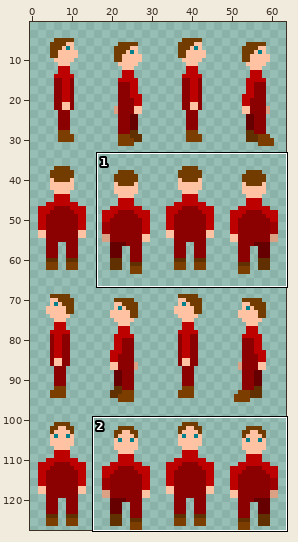
One commit to this sprite sheet: res/spritesheet_player.png. Above: a wide view before the commit, with the close-up outlined.
Close-up. Old version:
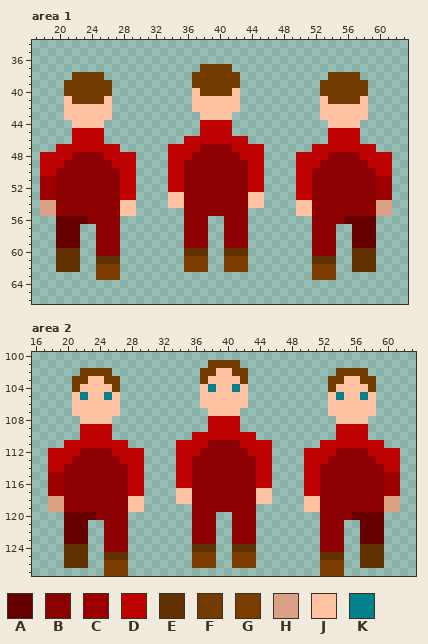
The file is 64x128 pixels. Shown: area 1: x 17..63, y 34..66; area 2: x 16..63, y 100..127. The wide view leaves out empty margins.
Palette (. is transparent): A #660000  B #8b0000  C #9d0000  D #bd0000  E #603000  F #723c00  G #7c3e00  H #daa184  J #ffc2a3  K #00818c
Pixels before, area 1, first column x 18:
37 ....................FFFF....................
38 ....FFFF...........FFFFFF...........FFFF....
39 ...FFFFFF..........FFFFFF..........FFFFFF...
40 ...FFFFFF..........JFFFFJ..........FFFFFF...
41 ...JFFFFJ..........JJJJJJ..........JFFFFJ...
42 ...JJJJJJ..........JJJJJJ..........JJJJJJ...
43 ...JJJJJJ...........JJJJ...........JJJJJJ...
44 ....JJJJ............DDDD............JJJJ....
45 ....DDDD............DDDD............DDDD....
46 ....DDDD..........DDDDDDDD..........DDDD....
47 ..DDDDDDDD......DDDDBBBBDDDD......DDDDDDDD..
48 DDDDBBBBDDDD....DDDBBBBBBDDD....DDDDBBBBDDDD
49 DDDBBBBBBDDD....DDBBBBBBBBDD....DDDBBBBBBDDD
50 DDBBBBBBBBDD....DDBBBBBBBBDD....DDBBBBBBBBDD
51 CCBBBBBBBBDD....DDBBBBBBBBDD....DDBBBBBBBBCC
52 CCBBBBBBBBDD....DDBBBBBBBBDD....DDBBBBBBBBCC
53 CCBBBBBBBBDD....JJBBBBBBBBJJ....DDBBBBBBBBCC
54 HHBBBBBBBBJJ....JJBBBBBBBBJJ....JJBBBBBBBBHH
55 HHBBBBBBBBJJ......BBBBBBBB......JJBBBBBBBBHH
56 ..AAAABBBB........BBB..BBB........BBBBAAAA..
57 ..AAA..BBB........BBB..BBB........BBB..AAA..
58 ..AAA..BBB........BBB..BBB........BBB..AAA..
59 ..AAA..BBB........BBB..BBB........BBB..AAA..
60 ..EEE..BBB........EEE..EEE........BBB..EEE..
61 ..EEE..EEE........GGG..GGG........EEE..EEE..
62 ..EEE..GGG........GGG..GGG........GGG..EEE..
63 .......GGG........................GGG.......
Pixels before, area 2, first column x 18:
101 ....................FFFF....................
102 ....FFFF...........FFJJFF...........FFFF....
103 ...FFJJFF..........FJJJJF..........FFJJFF...
104 ...FJJJJF..........JKJJKJ..........FJJJJF...
105 ...JKJJKJ..........JJJJJJ..........JKJJKJ...
106 ...JJJJJJ..........JJJJJJ..........JJJJJJ...
107 ...JJJJJJ...........JJJJ...........JJJJJJ...
108 ....JJJJ............DDDD............JJJJ....
109 ....DDDD............DDDD............DDDD....
110 ....DDDD..........DDDDDDDD..........DDDD....
111 ..DDDDDDDD......DDDDBBBBDDDD......DDDDDDDD..
112 DDDDBBBBDDDD....DDDBBBBBBDDD....DDDDBBBBDDDD
113 DDDBBBBBBDDD....DDBBBBBBBBDD....DDDBBBBBBDDD
114 DDBBBBBBBBDD....DDBBBBBBBBDD....DDBBBBBBBBDD
115 CCBBBBBBBBDD....DDBBBBBBBBDD....DDBBBBBBBBCC
116 CCBBBBBBBBDD....DDBBBBBBBBDD....DDBBBBBBBBCC
117 CCBBBBBBBBDD....JJBBBBBBBBJJ....DDBBBBBBBBCC
118 HHBBBBBBBBJJ....JJBBBBBBBBJJ....JJBBBBBBBBHH
119 HHBBBBBBBBJJ......BBBBBBBB......JJBBBBBBBBHH
120 ..AAAABBBB........BBB..BBB........BBBBAAAA..
121 ..AAA..BBB........BBB..BBB........BBB..AAA..
122 ..AAA..BBB........BBB..BBB........BBB..AAA..
123 ..AAA..BBB........BBB..BBB........BBB..AAA..
124 ..EEE..BBB........EEE..EEE........BBB..EEE..
125 ..EEE..EEE........GGG..GGG........EEE..EEE..
126 ..EEE..GGG........GGG..GGG........GGG..EEE..
127 .......GGG........................GGG.......
The same view after the edit:
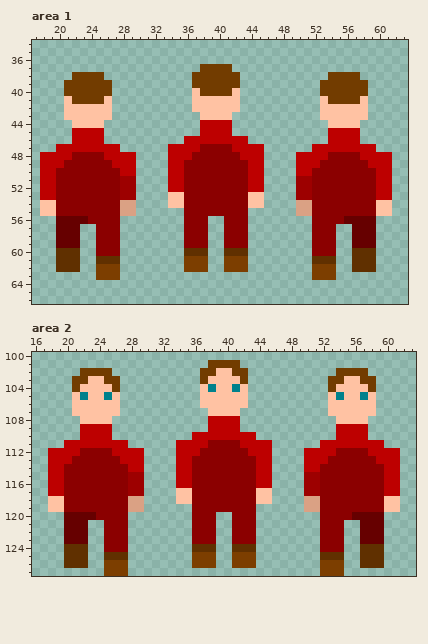
Changes in this commit:
{"where": "area 1"}
{"y":51,"x":18,"old":"CC","new":"DD"}
{"y":51,"x":28,"old":"DD","new":"CC"}
{"y":51,"x":50,"old":"DD","new":"CC"}
{"y":51,"x":60,"old":"CC","new":"DD"}
{"y":52,"x":18,"old":"CC","new":"DD"}
{"y":52,"x":28,"old":"DD","new":"CC"}
{"y":52,"x":50,"old":"DD","new":"CC"}
{"y":52,"x":60,"old":"CC","new":"DD"}
{"y":53,"x":18,"old":"CC","new":"DD"}
{"y":53,"x":28,"old":"DD","new":"CC"}
{"y":53,"x":50,"old":"DD","new":"CC"}
{"y":53,"x":60,"old":"CC","new":"DD"}
{"y":54,"x":18,"old":"HH","new":"JJ"}
{"y":54,"x":28,"old":"JJ","new":"HH"}
{"y":54,"x":50,"old":"JJ","new":"HH"}
{"y":54,"x":60,"old":"HH","new":"JJ"}
{"y":55,"x":18,"old":"HH","new":"JJ"}
{"y":55,"x":28,"old":"JJ","new":"HH"}
{"y":55,"x":50,"old":"JJ","new":"HH"}
{"y":55,"x":60,"old":"HH","new":"JJ"}
{"where": "area 2"}
{"y":115,"x":18,"old":"CC","new":"DD"}
{"y":115,"x":28,"old":"DD","new":"CC"}
{"y":115,"x":50,"old":"DD","new":"CC"}
{"y":115,"x":60,"old":"CC","new":"DD"}
{"y":116,"x":18,"old":"CC","new":"DD"}
{"y":116,"x":28,"old":"DD","new":"CC"}
{"y":116,"x":50,"old":"DD","new":"CC"}
{"y":116,"x":60,"old":"CC","new":"DD"}
{"y":117,"x":18,"old":"CC","new":"DD"}
{"y":117,"x":28,"old":"DD","new":"CC"}
{"y":117,"x":50,"old":"DD","new":"CC"}
{"y":117,"x":60,"old":"CC","new":"DD"}
{"y":118,"x":18,"old":"HH","new":"JJ"}
{"y":118,"x":28,"old":"JJ","new":"HH"}
{"y":118,"x":50,"old":"JJ","new":"HH"}
{"y":118,"x":60,"old":"HH","new":"JJ"}
{"y":119,"x":18,"old":"HH","new":"JJ"}
{"y":119,"x":28,"old":"JJ","new":"HH"}
{"y":119,"x":50,"old":"JJ","new":"HH"}
{"y":119,"x":60,"old":"HH","new":"JJ"}
{"label":"changed","picture_box":[40,176,56,216]}
{"label":"changed","picture_box":[120,176,136,216]}
{"label":"changed","picture_box":[296,176,312,216]}
{"label":"changed","picture_box":[376,176,392,216]}
{"label":"changed","picture_box":[48,472,64,512]}
{"label":"changed","picture_box":[128,472,144,512]}
{"label":"changed","picture_box":[304,472,320,512]}
{"label":"changed","picture_box":[384,472,400,512]}
